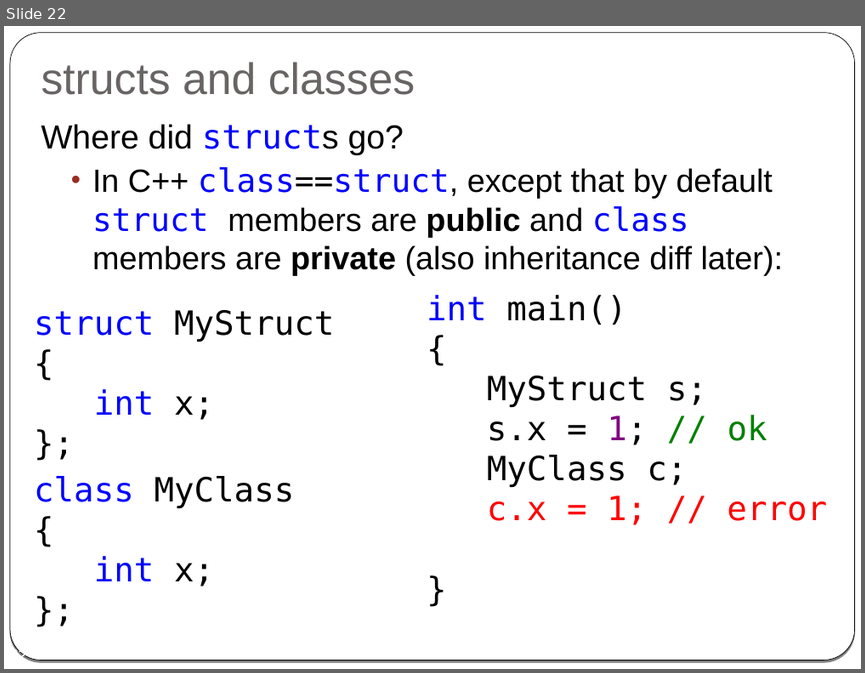
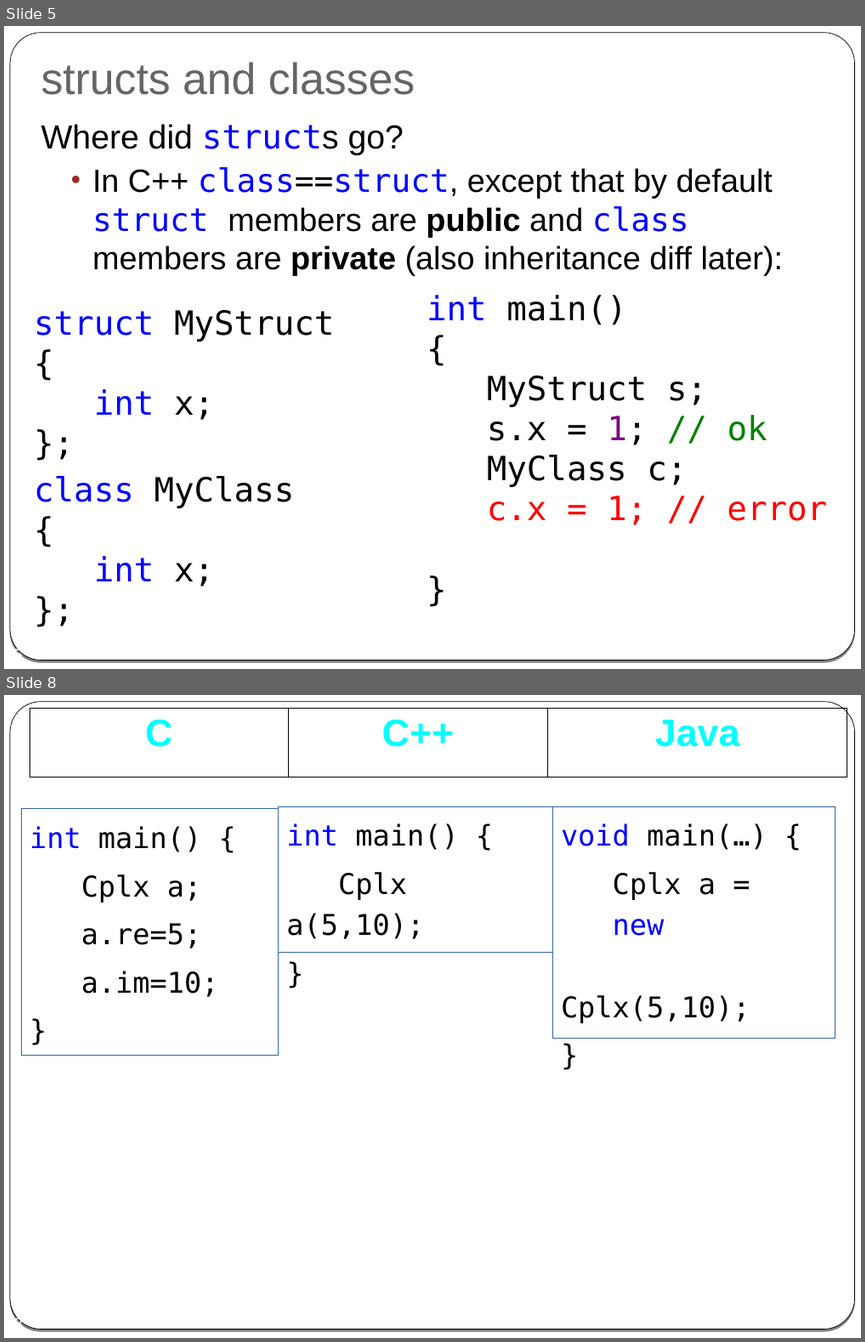
Before and after one commit to cpp-at-ariel/cpp-5778, a slide deck: week02-classes-constructors-destructors/slides.odp. Shown one above the other, each under a label of ours: slide 22 before the commit, slides 5 and 8 after it; the slides between them are not shown. The pictures are 865x673 and 865x1342 pixels, drawn with LibreOffice and Linux fonts; fonts in the diff are those of the drawing. Boxes give left, top, right and bottom in pixels: in the first picture for what was removed or moved away, otherwise in the second. Text is boxed around its words. In the diff, an @@ line names an element or a change of style, - is before the commit and + after.

```diff
--- a/week02-classes-constructors-destructors/slides.odp
+++ b/week02-classes-constructors-destructors/slides.odp
@@ slide 8 added at (x1=4, y1=695, x2=861, y2=1338), background gradient #000000 to #FFFFFF; not listed: 2 template elements that a slide beside it also shows @@
@@ table added at (x1=30, y1=708, x2=847, y2=777), 1 rows, 3 columns @@
+C | C++ | Java
@@ text added at (x1=21, y1=809, x2=279, y2=1055), outline #3465A4 0 pt, 24 pt, text #000000 @@
+int main() {
+Cplx a;
+a.re=5;
+a.im=10;
+}
@@ text added at (x1=279, y1=806, x2=552, y2=952), outline #3465A4 0 pt, 24 pt, text #000000 @@
+int main() {
+Cplx a(5,10);
+}
@@ text added at (x1=552, y1=806, x2=835, y2=1038), outline #3465A4 0 pt, 24 pt, text #000000 @@
+void main(…) {
+Cplx a =
+new
+Cplx(5,10);
+}
@@ page number added at (x1=13, y1=1316, x2=23, y2=1326), 14 pt, text #FFFFFF @@
+8
@@ what was slide 22 is now slide 5 @@
```
Also in this commit, not shown: 5 slides changed, 3 other slides added, 11 slides removed, 3 other files.
